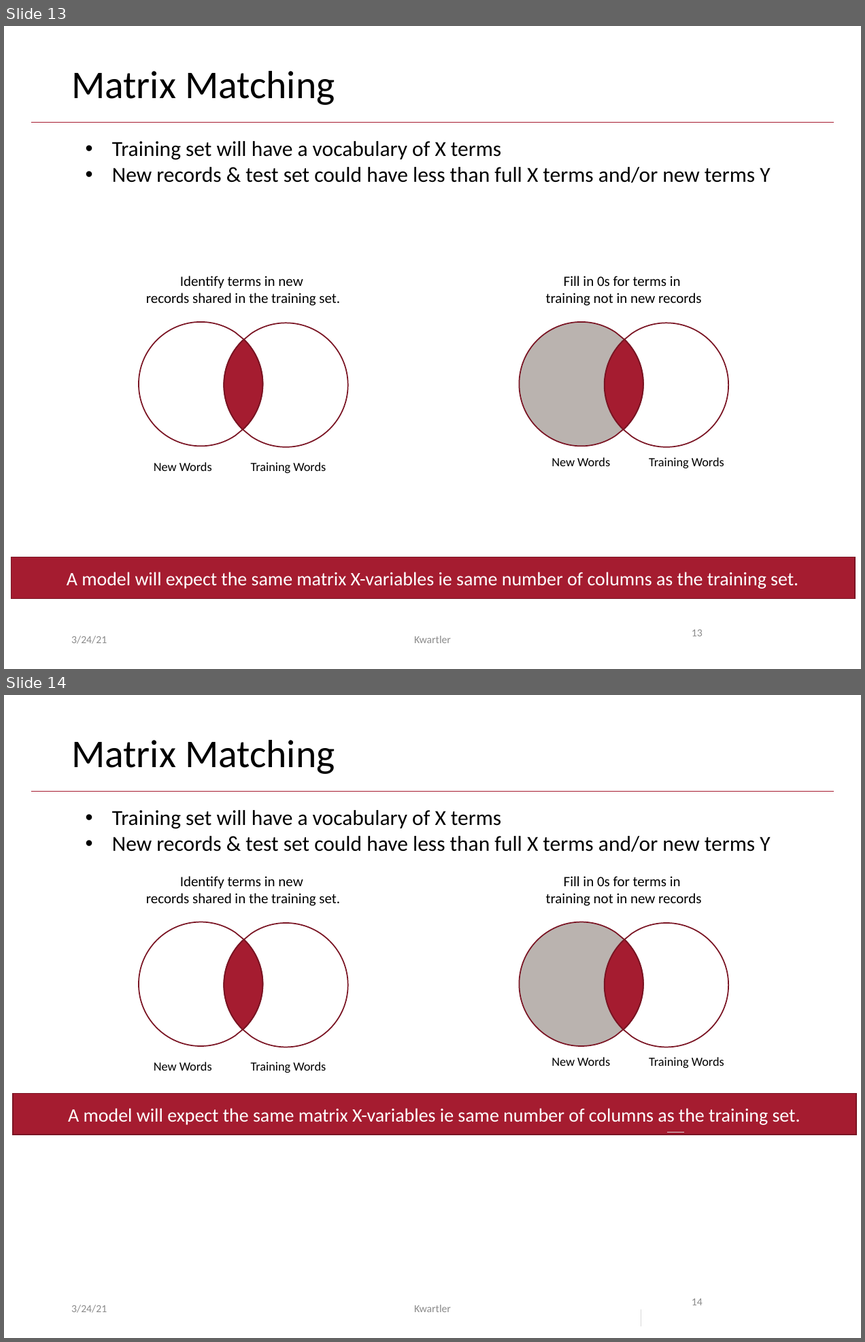
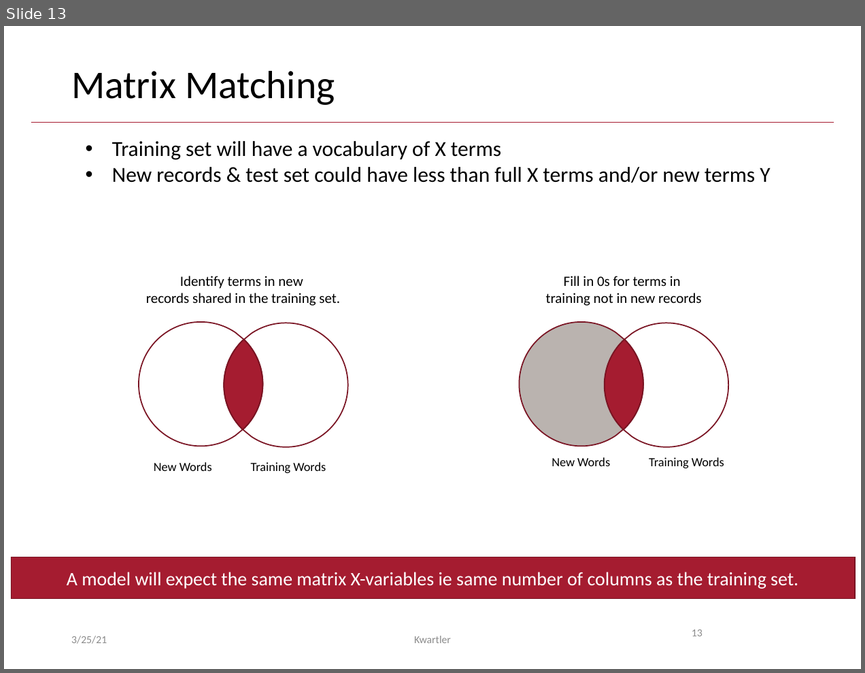
Before and after one commit to kwartler/Harvard_NLP_Student, a slide deck: lessons/H_text2Vec_documentClassification/A_SupervisedLearning_Classification.pptx. Shown one above the other, each under a label of ours: slides 13 and 14 before the commit, slide 13 after it. The pictures are 865x1342 and 865x673 pixels, drawn with LibreOffice and Linux fonts; fonts in the diff are those of the drawing. Boxes give left, top, right and bottom in pixels: in the first picture for what was removed or moved away, otherwise in the second. Text is boxed around its words. In the diff, an @@ line names an element or a change of style, - is before the commit and + after.

Commit message:
update a slide

```diff
--- a/lessons/H_text2Vec_documentClassification/A_SupervisedLearning_Classification.pptx
+++ b/lessons/H_text2Vec_documentClassification/A_SupervisedLearning_Classification.pptx
@@ slide 14 removed at [4, 695, 861, 1338], background #FFFFFF; not listed: 1 template element that a slide beside it also shows @@
@@ title removed at [71, 740, 334, 774] @@
-Matrix Matching
@@ text removed at [112, 810, 770, 852] @@
-• Training set will have a vocabulary of X terms
-• New records & test set could have less than full X terms and/or new terms Y
@@ group removed at [139, 876, 349, 1047]: 3 freeform shapes, 1 text @@
-Identify terms in new
-records shared in the training set.
@@ group removed at [519, 876, 729, 1047]: 3 freeform shapes, 1 text @@
-Fill in 0s for terms in
-training not in new records
@@ text removed at [154, 1062, 212, 1070] @@
-New Words
@@ text removed at [251, 1062, 326, 1072] @@
-Training Words
@@ text removed at [551, 1057, 610, 1066] @@
-New Words
@@ text removed at [649, 1057, 724, 1068] @@
-Training Words
@@ rectangle removed at [13, 1093, 855, 1134] @@
-A model will expect the same matrix X-variables ie same number of columns as the training set.
@@ line removed from (667, 1132) to (684, 1132) @@
@@ text removed at [71, 1304, 107, 1312] @@
-3/24/21
@@ text removed at [414, 1304, 451, 1312] @@
-Kwartler
@@ page number removed at [691, 1298, 702, 1305] @@
-14
@@ line removed from (640, 1308) to (640, 1325) @@
@@ slide 13 changed as well @@
@@ text at [71, 635, 107, 643]: text changed @@
-3/24/21
+3/25/21
```
Also in this commit, not shown: 36 other slides changed, 1 other slide removed, 1 other file.
